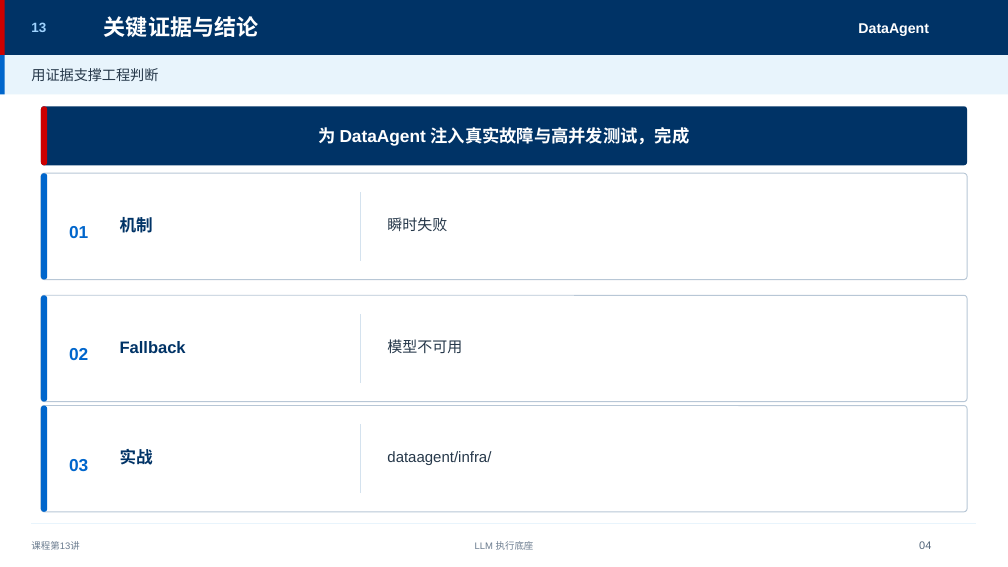
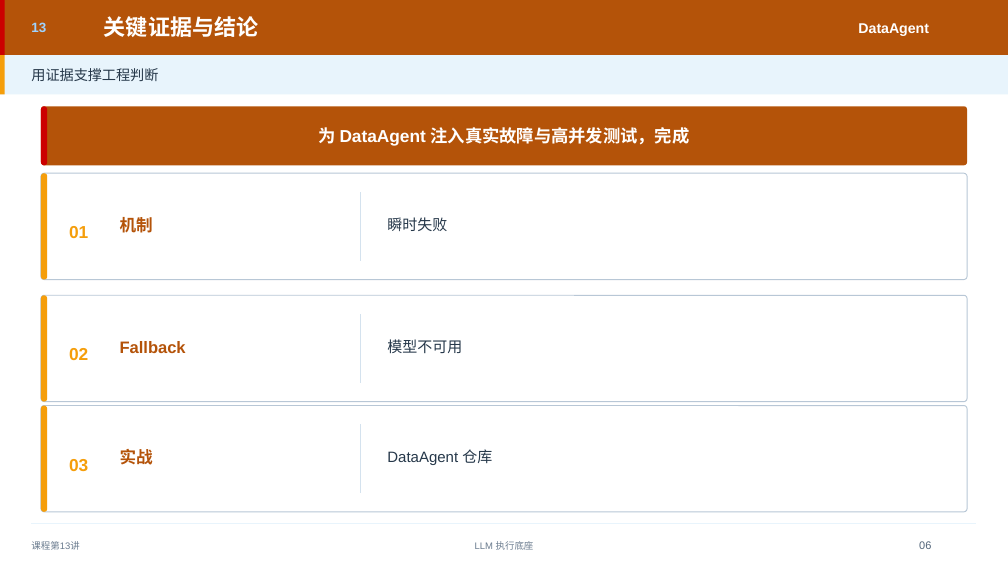
Before and after one commit to tianqiongenze/enterprise-ai-agent-architecture, a slide deck: slide 6 of chapters/pptx/part04/第13讲-建立高并发下可靠的模型执行机制.pptx (slide 4 before the commit). Drawn at 1008x567 pixels with LibreOffice and Linux fonts; fonts in the diff are those of the drawing. Boxes give left, top, right and bottom in pixels: in the first picture for what was removed or moved away, otherwise in the second. Text is boxed around its words. In the diff, an @@ line names an element or a change of style, - is before the commit and + after.

```diff
--- a/chapters/pptx/part04/第13讲-建立高并发下可靠的模型执行机制.pptx
+++ b/chapters/pptx/part04/第13讲-建立高并发下可靠的模型执行机制.pptx
@@ rectangle at (0, 0, 1008, 55): fill #003366 to #B45309 @@
@@ rounded rectangle at (41, 107, 967, 166): fill #003366 to #B45309 @@
@@ fill #0066CC to #F59E0B in 4 elements at (0, 55, 5, 95), (41, 173, 47, 280), (41, 296, 47, 402), (41, 405, 47, 512) @@
@@ text colour #0066CC to #F59E0B in 3 elements at (69, 226, 88, 238), (69, 348, 88, 360), (69, 459, 88, 471) @@
@@ text colour #003366 to #B45309 in 3 elements at (120, 214, 153, 236), (120, 341, 186, 353), (120, 449, 153, 465) @@
@@ text at (387, 449, 492, 465): text changed @@
-dataagent/infra/
+DataAgent 仓库
@@ text at (919, 541, 931, 549): text changed @@
-04
+06
```
Also in this commit, not shown: 3 other slides changed, 3 slides added, 1 slide removed, 45 other files.
